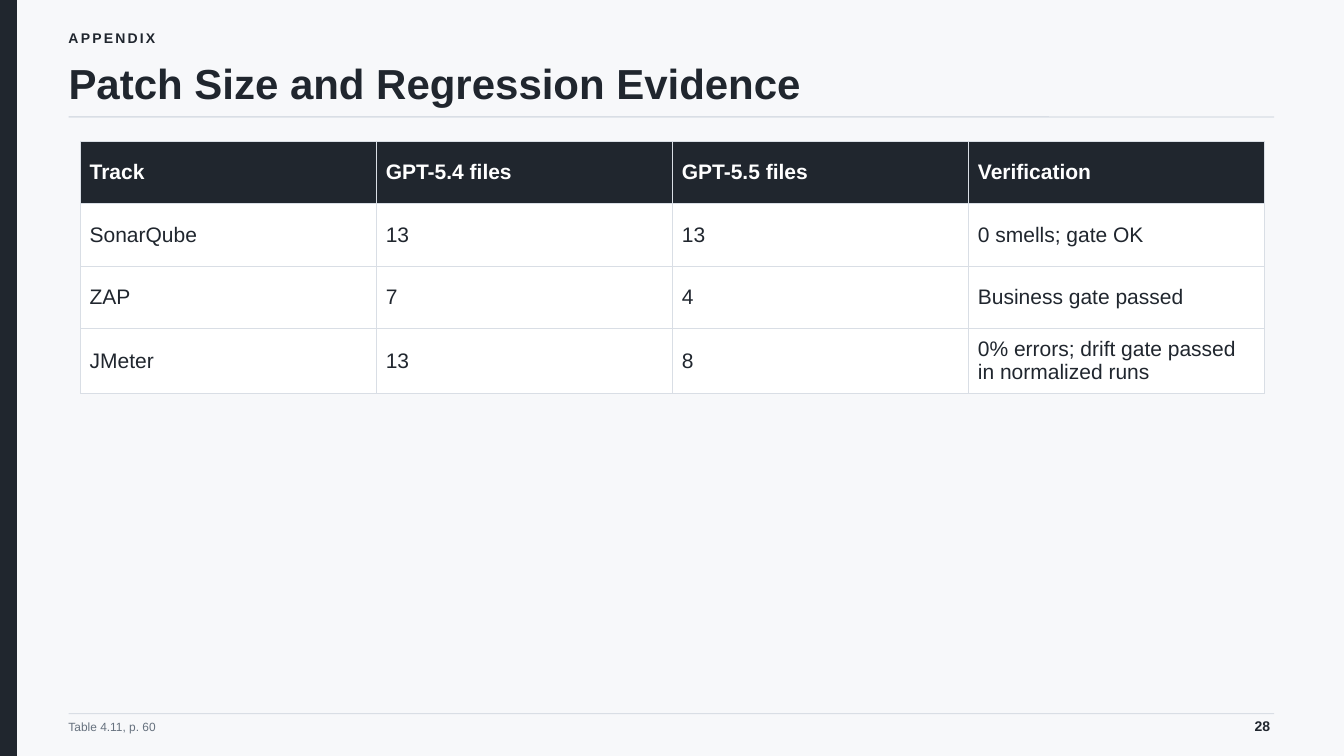
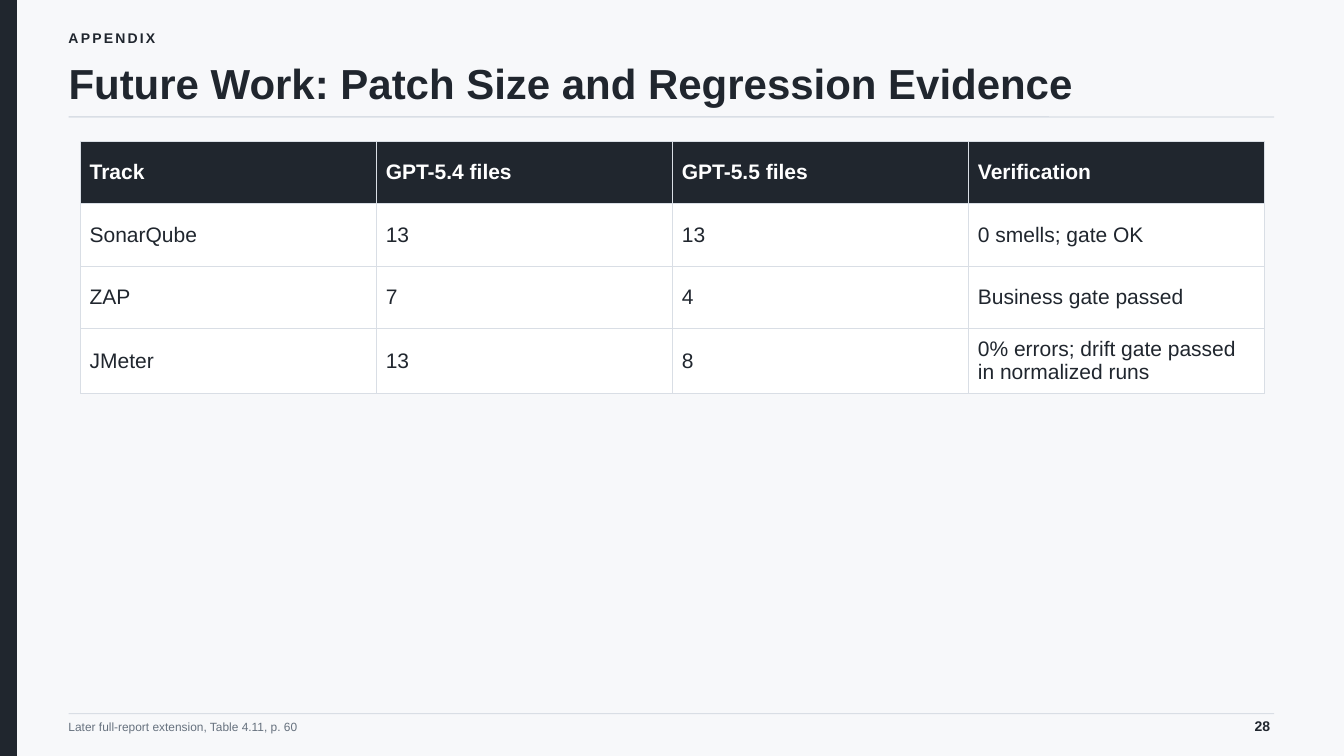
Before and after one commit to minatozaki98/financial-accounting, a slide deck: slide 28 of Document/outputs/final-defense/G6519692_Zaw_Ye_Htut_Ko_Final_Thesis_Defense.pptx. Drawn at 1344x756 pixels with LibreOffice and Linux fonts; fonts in the diff are those of the drawing. Boxes give left, top, right and bottom in pixels: in the first picture for what was removed or moved away, otherwise in the second. Text is boxed around its words. In the diff, an @@ line names an element or a change of style, - is before the commit and + after.

Commit message:
fix: frame GPT-5.5 results as future work

```diff
--- a/Document/outputs/final-defense/G6519692_Zaw_Ye_Htut_Ko_Final_Thesis_Defense.pptx
+++ b/Document/outputs/final-defense/G6519692_Zaw_Ye_Htut_Ko_Final_Thesis_Defense.pptx
@@ text at (x1=69, y1=68, x2=1072, y2=107): text changed @@
-Patch Size and Regression Evidence
+Future Work: Patch Size and Regression Evidence
@@ text at (x1=68, y1=722, x2=297, y2=734): text changed @@
-Table 4.11, p. 60
+Later full-report extension, Table 4.11, p. 60
```
Also in this commit, not shown: 8 other slides changed, 10 other files.
